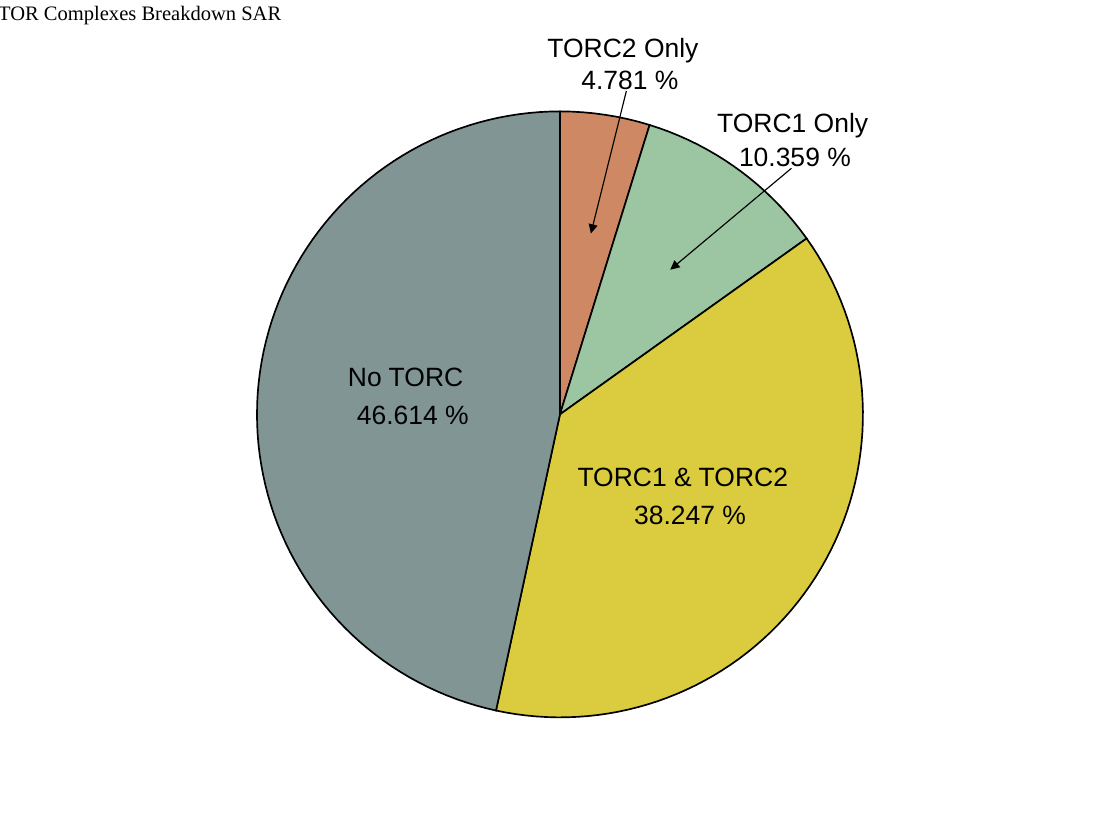
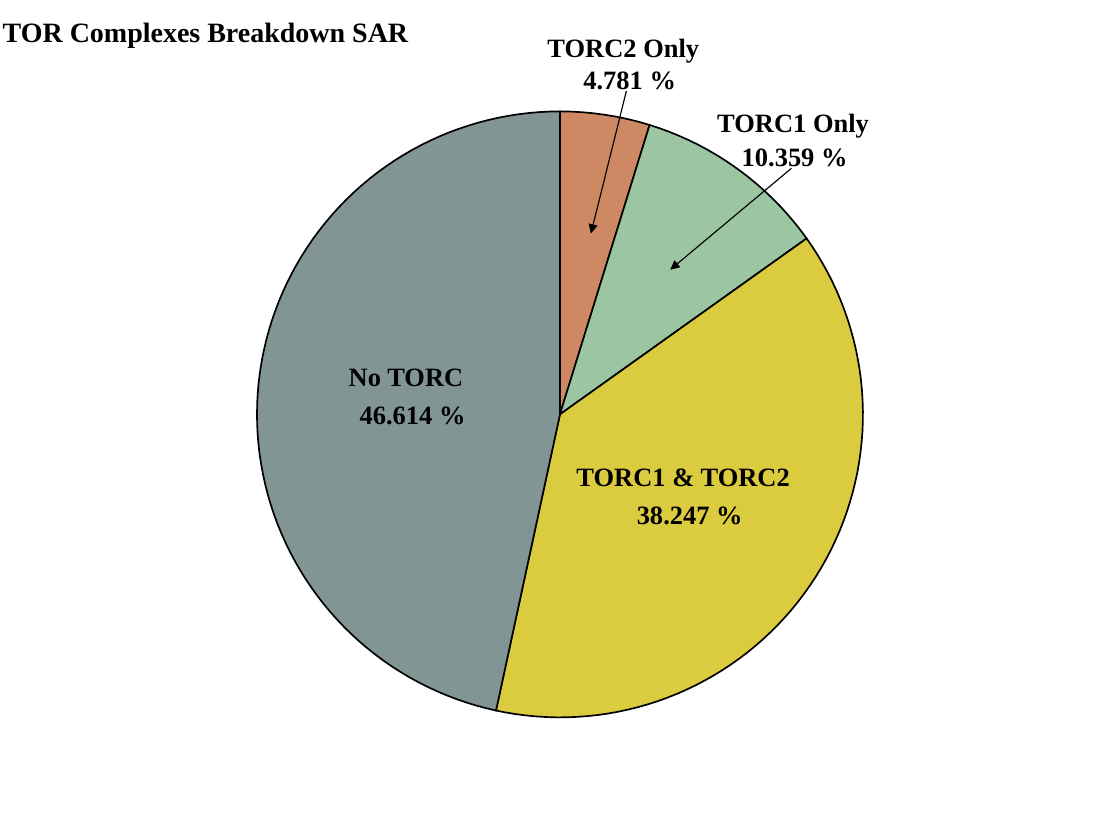
Before and after one commit to Dellaraam/TOR_phylogenetics, a slide deck: slide 1 of Images/Figures_To_Review/PieCharts_TORC/ComponentsSARPieChartv2.pptx. Drawn at 1120x840 pixels with LibreOffice and Linux fonts; fonts in the diff are those of the drawing. Boxes give left, top, right and bottom in pixels: in the first picture for what was removed or moved away, otherwise in the second. Text is boxed around its words. In the diff, an @@ line names an element or a change of style, - is before the commit and + after.

```diff
--- a/Images/Figures_To_Review/PieCharts_TORC/ComponentsSARPieChartv2.pptx
+++ b/Images/Figures_To_Review/PieCharts_TORC/ComponentsSARPieChartv2.pptx
@@ rectangle moved from (x1=0, y1=9, x2=1120, y2=793) to (x1=0, y1=15, x2=1120, y2=799) @@
@@ text "TOR Complexes Breakdown SAR" moved from (x1=0, y1=5, x2=281, y2=25) to (x1=3, y1=22, x2=408, y2=48) @@
@@ text "TOR Complexes Breakdown SAR" at (x1=3, y1=22, x2=408, y2=48): size 13.2 to 18 pt, bold on @@
@@ font Arial to Times New Roman, bold on in 8 elements at (x1=547, y1=38, x2=699, y2=63), (x1=583, y1=71, x2=643, y2=94), (x1=717, y1=113, x2=869, y2=138), (x1=742, y1=148, x2=815, y2=172), (x1=576, y1=468, x2=790, y2=487), (x1=637, y1=506, x2=710, y2=525), (x1=349, y1=368, x2=463, y2=386), (x1=360, y1=406, x2=433, y2=425) @@
```
Also in this commit, not shown: 10 other files.
